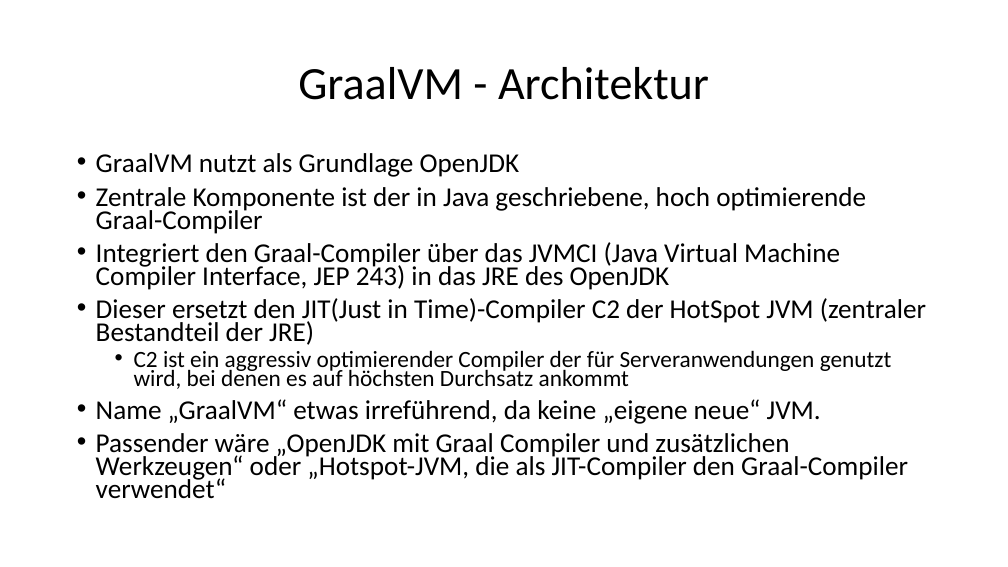
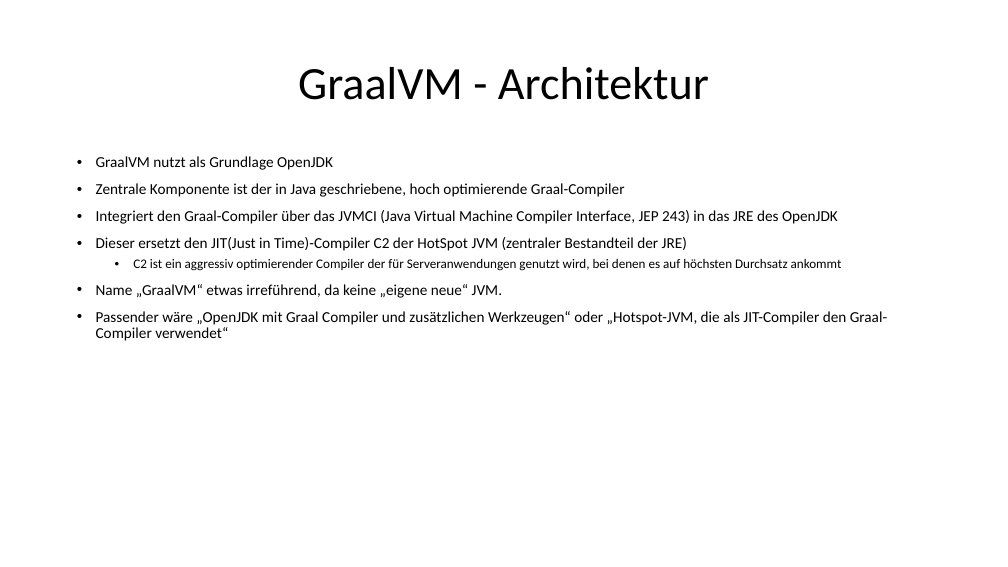
Before and after one commit to ErikSimonsen/Seminar_GraalVM_NativeImage, a slide deck: slide 5 of Seminar-GraalVM-NativeImage.pptx. Drawn at 1008x567 pixels with LibreOffice and Linux fonts; fonts in the diff are those of the drawing. Boxes give left, top, right and bottom in pixels: in the first picture for what was removed or moved away, otherwise in the second. Text is boxed around its words. In the diff, an @@ line names an element or a change of style, - is before the commit and + after.

```diff
--- a/Seminar-GraalVM-NativeImage.pptx
+++ b/Seminar-GraalVM-NativeImage.pptx
@@ text "GraalVM nutzt als Grundlage OpenJDK" at (96,156,887,341): size 25.9 to 14.6 pt in "GraalVM nutzt als Grundlage OpenJDK", "Zentrale Komponente ist der in Java geschriebene, ...", "Integriert den Graal-Compiler über das JVMCI (Java ...", "Dieser ersetzt den JIT(Just in Time)-Compiler C2 ..." and 2 more places; size 22.2 to 12.5 pt in "C2 ist ein aggressiv optimierender Compiler der ..."; line spacing 0.7 to 0.9 @@
```
Also in this commit, not shown: 17 other slides changed, 1 slide added, 1 other file.
